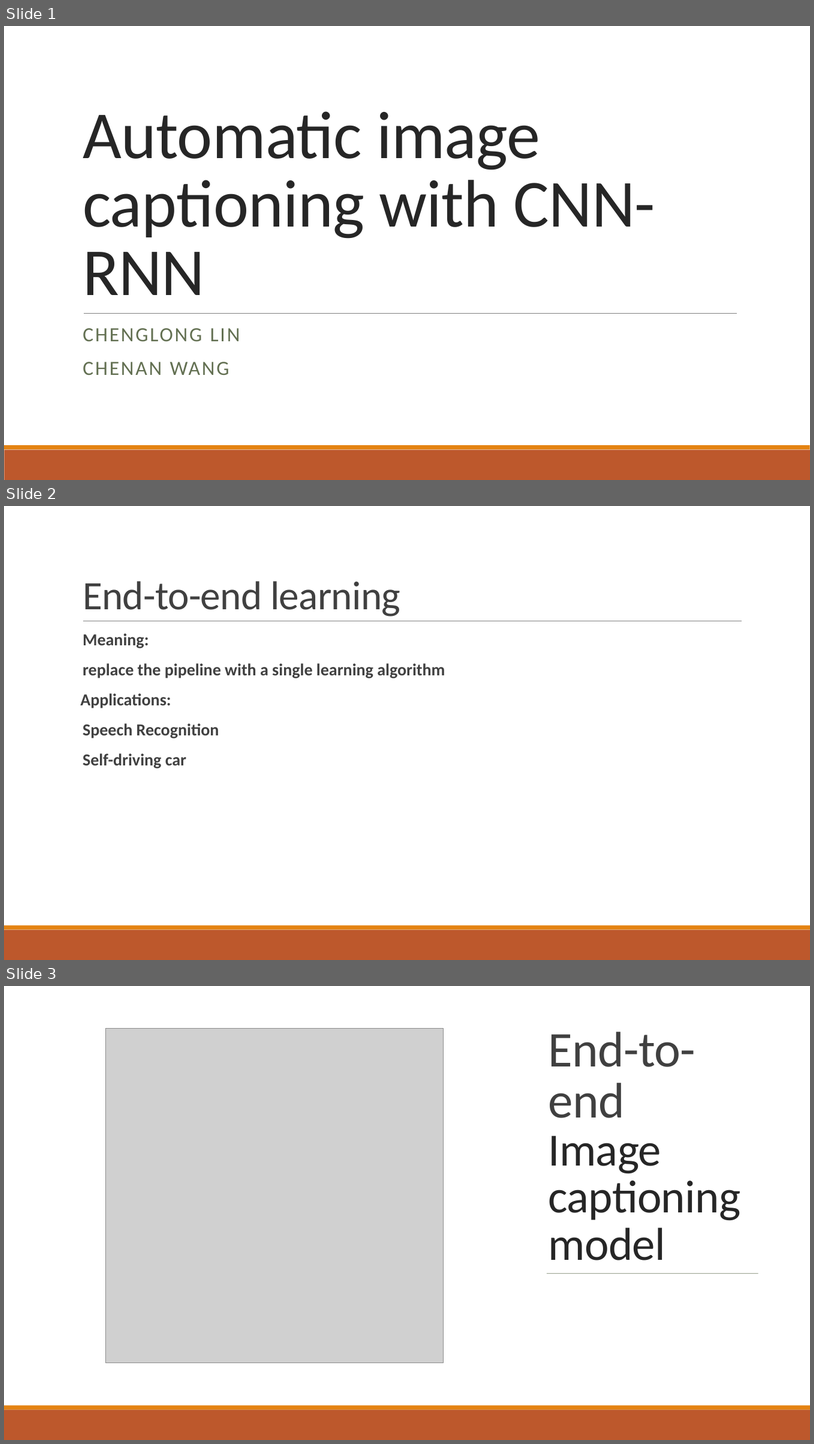
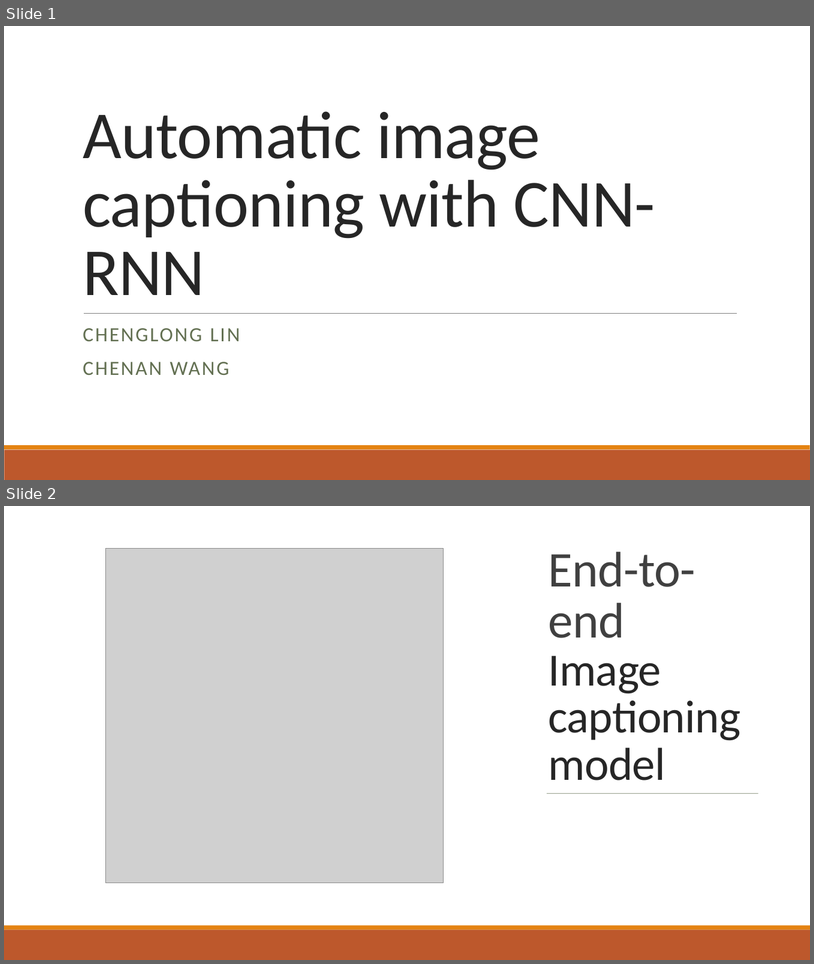
Before and after one commit to MicroRAsus/MLPR-Final-Project, a slide deck: CNNRNNProjectPresentation.pptx. Shown one above the other, each under a label of ours: slides 1, 2 and 3 before the commit, slides 1 and 2 after it. The pictures are 814x1444 and 814x964 pixels, drawn with LibreOffice and Linux fonts; fonts in the diff are those of the drawing; grey boxes stand for pictures. Boxes give left, top, right and bottom in pixels: in the first picture for what was removed or moved away, otherwise in the second. Text is boxed around its words. In the diff, an @@ line names an element or a change of style, - is before the commit and + after.

```diff
--- a/CNNRNNProjectPresentation.pptx
+++ b/CNNRNNProjectPresentation.pptx
@@ slide 2 removed at bbox=[4, 506, 810, 960], background #FFFFFF; not listed: 2 template elements that a slide beside it also shows @@
@@ title removed at bbox=[83, 581, 401, 616] @@
-End-to-end learning
@@ line removed from (83, 621) to (743, 621) @@
@@ text removed at bbox=[80, 633, 445, 768] @@
-  Meaning:
-  replace the pipeline with a single learning algorithm
-Applications:
-  Speech Recognition
-  Self-driving car
@@ what was slide 3 is now slide 2 @@
```
Also in this commit, not shown: 1 slide changed, 1 other slide removed.
